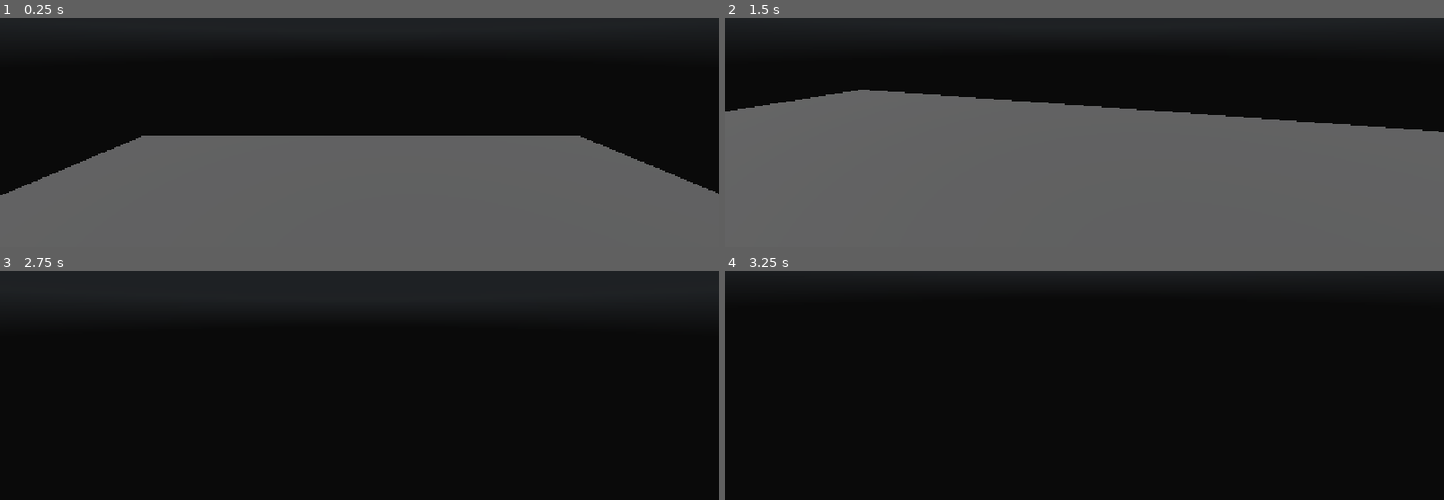
Above: before the commit, frames 1-4 (two rows, left to right).
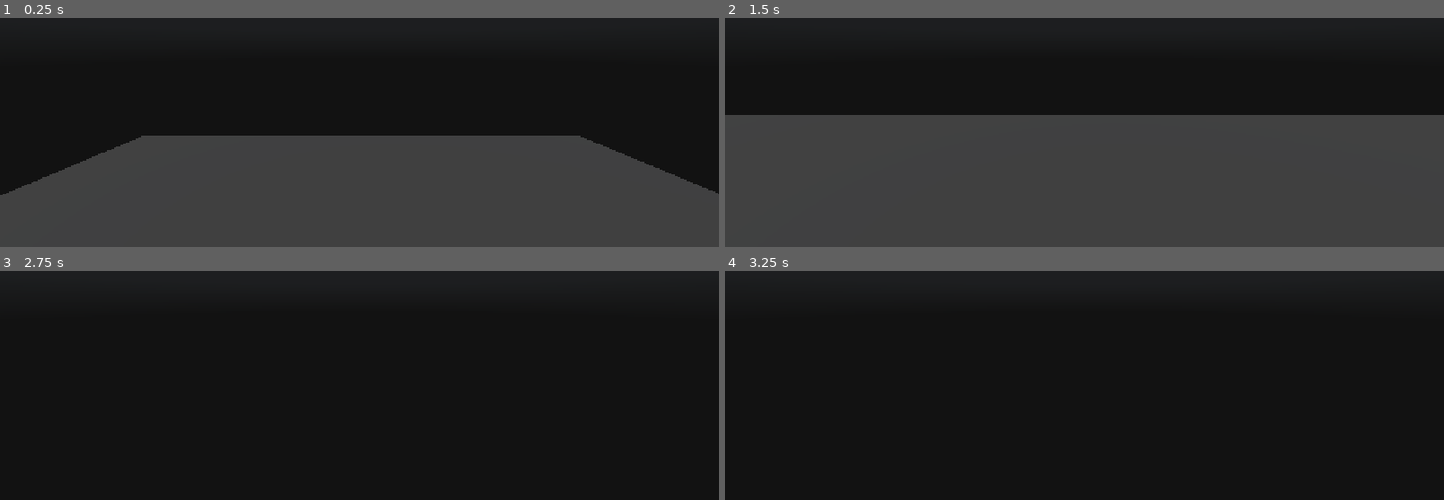
Above: after the commit, the same moments.

Repository: ZRedCon/InteractivePortfolio
Game: Godot game, scene res://Scenes/main_scene.tscn
Same seed, same stepped clock (60 frames per second), same inputs: the game is played once before the commit and once after it. A sky picture missing from this copy of the repository is replaced by a grey-blue gradient.
Inputs (mouse positions are in pixels of both pictures, inside the frame that each line leads up to):
- Up to frame 1 (0.25 s): no input
- Up to frame 2 (1.5 s): move the mouse to (1120, 43) at 0.52 s; hold Ctrl (Slow) 0.53-1.28 s; hold W (Forward) from 0.53 s (still down); click (1120, 43) at 0.67 s; move the mouse to (1048, 45) at 1.27 s; tap Shift (Sprint) at 1.35 s; click (1048, 45) at 1.42 s
- Up to frame 3 (2.75 s): keep holding W (Forward); move the mouse to (373, 291) at 2.02 s; press the mouse at (373, 291) at 2.03 s
- Up to frame 4 (3.25 s): keep holding W (Forward); tap Enter at 2.75 s; move the mouse to (1077, 305) at 2.77 s; release the mouse at (1077, 305) at 2.78 s; tap Ctrl (Slow) at 2.85 s; click (1077, 305) at 2.92 s

The runs differ from the first frame. In frame 1, 44% of the frame differs, in the area x 0-100%, y 51-100%; in frame 2, 62%, in the area x 0-100%, y 31-100%; in frame 3, less than 0.1%; in frame 4, less than 0.1%.

Commit message:
Rework to input and pause input start

Diff:
--- a/GodotProject/interactive-portfolio/Player/controller.tscn
+++ b/GodotProject/interactive-portfolio/Player/controller.tscn
@@ -2,6 +2,7 @@
 
 [ext_resource type="Script" uid="uid://vavklmehhjdb" path="res://Player/controller.gd" id="1_blokf"]
 [ext_resource type="PackedScene" uid="uid://ndylflykhad8" path="res://Player/telenode.tscn" id="2_qycdo"]
+[ext_resource type="PackedScene" uid="uid://b0ok6cox56206" path="res://Player/pause_menu.tscn" id="3_h12aw"]
 
 [sub_resource type="CapsuleMesh" id="CapsuleMesh_bpmhk"]
 
@@ -23,6 +24,8 @@
 target_position = Vector3(0, 0, -10000)
 collide_with_areas = true
 
+[node name="PauseMenu" parent="Camera3D" unique_id=1901717719 instance=ExtResource("3_h12aw")]
+
 [node name="MeshInstance3D" type="MeshInstance3D" parent="." unique_id=512289835]
 transform = Transform3D(1, 0, 0, 0, 1, 0, 0, 0, 1, 0, 1.0003018, 0)
 mesh = SubResource("CapsuleMesh_bpmhk")
--- /dev/null
+++ b/GodotProject/interactive-portfolio/Player/pause_menu.gd
@@ -0,0 +1,11 @@
+extends Control
+
+
+# Called when the node enters the scene tree for the first time.
+func _ready() -> void:
+	pass # Replace with function body.
+
+
+# Called every frame. 'delta' is the elapsed time since the previous frame.
+func _process(delta: float) -> void:
+	pass
--- /dev/null
+++ b/GodotProject/interactive-portfolio/Player/pause_menu.tscn
@@ -0,0 +1,20 @@
+[gd_scene format=3 uid="uid://b0ok6cox56206"]
+
+[ext_resource type="Script" uid="uid://ckl2o1gvkb2mb" path="res://Player/pause_menu.gd" id="1_7fc20"]
+
+[node name="PauseMenu" type="Control" unique_id=1901717719]
+layout_mode = 3
+anchors_preset = 15
+anchor_right = 1.0
+anchor_bottom = 1.0
+offset_right = -1152.0
+offset_bottom = -648.0
+grow_horizontal = 2
+grow_vertical = 2
+script = ExtResource("1_7fc20")
+
+[node name="ColorRect" type="ColorRect" parent="." unique_id=1899039126]
+layout_mode = 0
+offset_right = 1152.0
+offset_bottom = 648.0
+color = Color(0.105882354, 0.105882354, 0.105882354, 0.47058824)
--- a/GodotProject/interactive-portfolio/PlayerInputHandler.gd
+++ b/GodotProject/interactive-portfolio/PlayerInputHandler.gd
@@ -45,21 +45,35 @@
 		_paused = val
 		Input.mouse_mode = Input.MOUSE_MODE_CAPTURED if not val else Input.MOUSE_MODE_VISIBLE
 
+var _captured : bool:
+	get(): return Input.mouse_mode == Input.MOUSE_MODE_CAPTURED
+
+var _was_captured : bool
 var _mouse_total : Vector2
 
 func _ready() -> void:
 	Instance = self
-	_paused = false
 
 func _input(event: InputEvent) -> void:
-	if event is InputEventMouseMotion and not _paused:
+	if event is InputEventMouseMotion and _captured:
 		_mouse_event_handler_fps( event )
+
+func _unhandled_input(event: InputEvent) -> void:
+	if (not _paused and not _captured and event is InputEventMouseButton and
+		event.pressed and event.button_index == MOUSE_BUTTON_LEFT):
+		Input.mouse_mode = Input.MOUSE_MODE_CAPTURED
+
+func _pause_handler() -> void:
+	if Input.is_action_just_pressed("Pause"): _paused = not _paused
+	elif _was_captured and not _captured and not _paused: _paused = true
+	_was_captured = _captured
 
 func _mouse_event_handler_fps(event: InputEventMouseMotion) -> void:
 	var raw_vector : Vector2 = Vector2(event.relative.y, event.relative.x) * SENSATIVITY
-	_mouse_total.x = clampf(_mouse_total.x + raw_vector.x, -MAX_LOOK_ANGLE_VERTICAL, MAX_LOOK_ANGLE_VERTICAL)
+	_mouse_total.x = clampf(_mouse_total.x + raw_vector.x,
+							-MAX_LOOK_ANGLE_VERTICAL,
+							MAX_LOOK_ANGLE_VERTICAL)
 	_mouse_total.y += raw_vector.y
 
 func _process(delta: float) -> void:
-	if Input.is_action_just_pressed("Pause"):
-		_paused = not _paused
+	_pause_handler()
Not shown, added: GodotProject/interactive-portfolio/Player/pause_menu.gd.uid
Not shown, changed: Webfiles/godot/index.pck
Not shown, changed: Webfiles/godot/index.wasm
